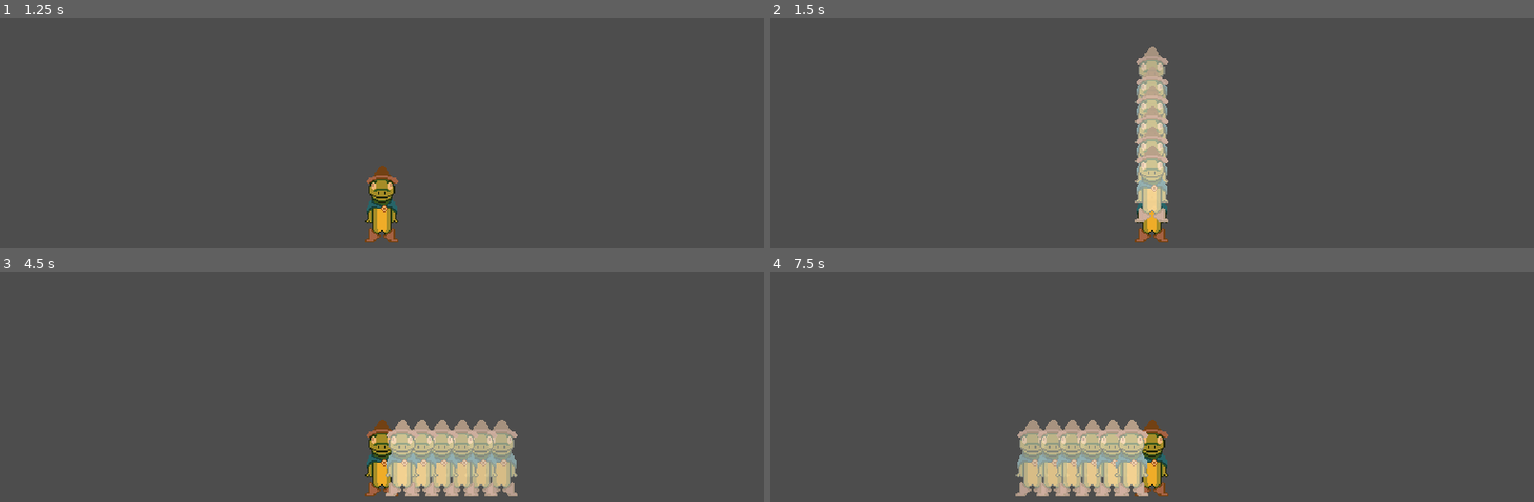
Above: before the commit, frames 1-4 (two rows, left to right).
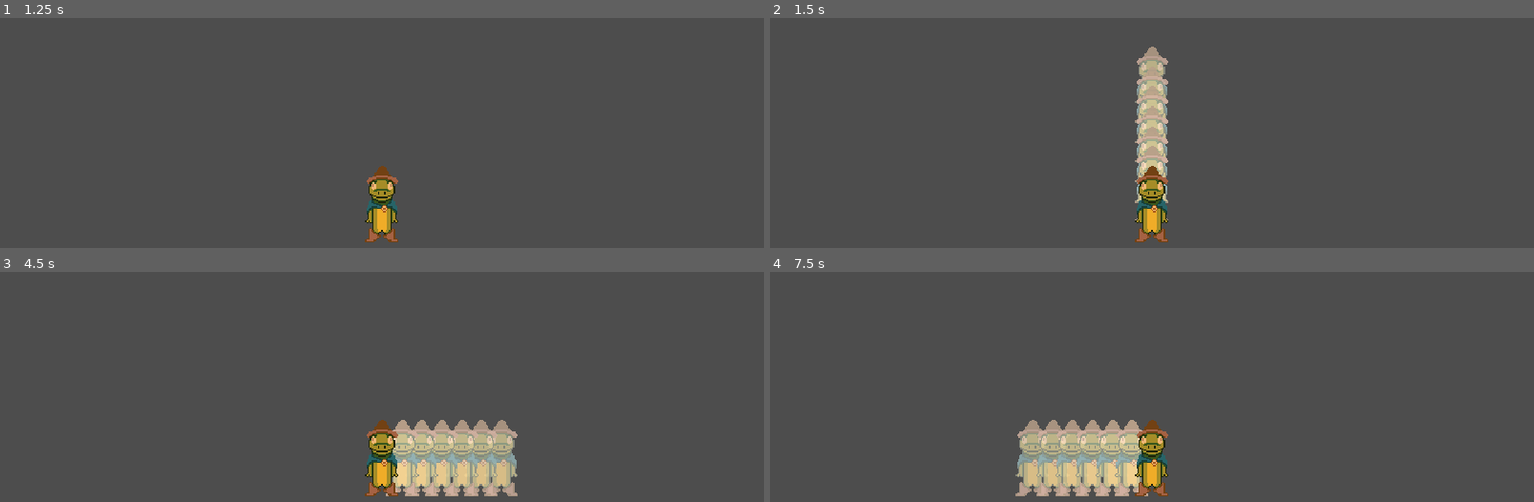
Above: after the commit, the same moments.

Repository: Spedinja/LudumDare58
Game: Godot game, scene res://Scenes/Player/player.tscn
Same seed, same stepped clock (60 frames per second), same inputs: the game is played once before the commit and once after it.
Inputs (mouse positions are in pixels of both pictures, inside the frame that each line leads up to):
- Up to frame 1 (1.25 s): tap Enter at 0.5 s; move the mouse to (550, 211) at 0.52 s; hold D (Move Right) from 0.53 s (still down); click (550, 211) at 0.6 s
- Up to frame 2 (1.5 s): tap Space at 1.25 s; move the mouse to (outside the picture) at 1.27 s; release D (Move Right) at 1.28 s; hold S (Move Down) from 1.28 s (still down); right-click (outside the picture) at 1.35 s
- Up to frame 3 (4.5 s): move the mouse to (458, 391) at 2.02 s; release S (Move Down) at 2.03 s; hold D (Move Right) 2.03-2.78 s; click (458, 391) at 2.1 s; tap Enter at 2.75, 4.25 s; move the mouse to (outside the picture) at 2.77 s; hold W (Move Up) 2.78-3.53 s; right-click (outside the picture) at 2.85 s; tap Space at 3.5 s; move the mouse to (outside the picture) at 3.52 s; hold A (Move Left) from 3.53 s (still down); click (outside the picture) at 3.6 s; tap Escape (ui_cancel) at 4.15 s; move the mouse to (152, 421) at 4.27 s; right-click (152, 421) at 4.35 s
- Up to frame 4 (7.5 s): move the mouse to (1190, 485) at 5.02 s; release A (Move Left) at 5.03 s; hold S (Move Down) 5.03-5.78 s; click (1190, 485) at 5.1 s; tap Space at 5.75 s; move the mouse to (1037, 380) at 5.77 s; hold D (Move Right) 5.78-6.53 s; right-click (1037, 380) at 5.85 s; move the mouse to (1320, 465) at 6.52 s; hold W (Move Up) 6.53-7.28 s; click (1320, 465) at 6.6 s; move the mouse to (outside the picture) at 7.27 s; hold D (Move Right) from 7.28 s (still down); right-click (outside the picture) at 7.35 s

Frame 1 is identical in both runs. In frame 2, 0.7% of the frame differs, in the area x 47-53%, y 64-89%; in frame 3, 0.2%; in frame 4, 0.2%.
Error after the commit: Invalid access to property or key 'visible' on a base object of type 'null instance'. (res://Scripts/Player/player.gd:51)

Commit message:
added shotgun rat, added base signal manager, added main and pause menu + settings (now only master volume)

Diff:
--- a/Scenes/Enemies/enemy.tscn
+++ b/Scenes/Enemies/enemy.tscn
@@ -35,5 +35,4 @@
 [node name="DetectionRadius" type="CollisionShape2D" parent="DetectionArea"]
 shape = SubResource("CircleShape2D_jcvw6")
 
-[connection signal="body_entered" from="DetectionArea" to="." method="_on_detection_area_body_entered"]
 [connection signal="body_exited" from="DetectionArea" to="." method="_on_detection_area_body_exited"]
--- /dev/null
+++ b/Scenes/Enemies/shotgun_rat.tscn
@@ -0,0 +1,35 @@
+[gd_scene load_steps=6 format=3 uid="uid://cou1njafwnpv6"]
+
+[ext_resource type="Script" uid="uid://bbdudu40k3cbg" path="res://Scripts/Enemies/shotgun_rat.gd" id="1_rvk2k"]
+[ext_resource type="SpriteFrames" uid="uid://crleowwfeodhq" path="res://Sprites/RatSpriteFrames.tres" id="2_xqqto"]
+
+[sub_resource type="CircleShape2D" id="CircleShape2D_xqqto"]
+radius = 14.0
+
+[sub_resource type="CircleShape2D" id="CircleShape2D_4bwry"]
+radius = 35.014282
+
+[sub_resource type="CircleShape2D" id="CircleShape2D_l6vio"]
+radius = 206.06067
+
+[node name="ShotgunRat" type="CharacterBody2D" groups=["Enemy"]]
+script = ExtResource("1_rvk2k")
+metadata/_custom_type_script = "uid://sv68sysn3ud8"
+
+[node name="EnemySprite" type="AnimatedSprite2D" parent="."]
+sprite_frames = ExtResource("2_xqqto")
+animation = &"attack_side"
+autoplay = "walk_down"
+
+[node name="Hitbox" type="CollisionShape2D" parent="."]
+shape = SubResource("CircleShape2D_xqqto")
+
+[node name="HurtArea" type="Area2D" parent="."]
+
+[node name="Hurtbox" type="CollisionShape2D" parent="HurtArea"]
+shape = SubResource("CircleShape2D_4bwry")
+
+[node name="DetectionArea" type="Area2D" parent="."]
+
+[node name="DetectionRadius" type="CollisionShape2D" parent="DetectionArea"]
+shape = SubResource("CircleShape2D_l6vio")
--- /dev/null
+++ b/Scenes/Menus/pause_menu.tscn
@@ -0,0 +1,68 @@
+[gd_scene load_steps=4 format=3 uid="uid://bt73yx40stqa2"]
+
+[ext_resource type="Script" uid="uid://ckxywjnk2eypt" path="res://Scripts/Menus/pause_menu.gd" id="1_1j166"]
+[ext_resource type="Theme" uid="uid://bfxs2u7huev6o" path="res://Themes/MainMenuTheme.tres" id="1_as6yf"]
+[ext_resource type="PackedScene" uid="uid://nlrt1p2j5jda" path="res://Scenes/Menus/settings.tscn" id="3_tf3q2"]
+
+[node name="Pause Menu" type="Control"]
+layout_mode = 3
+anchors_preset = 15
+anchor_right = 1.0
+anchor_bottom = 1.0
+grow_horizontal = 2
+grow_vertical = 2
+script = ExtResource("1_1j166")
+
+[node name="ColorRect" type="ColorRect" parent="."]
+layout_mode = 0
+offset_right = 640.0
+offset_bottom = 360.0
+color = Color(0, 0, 0, 0.2509804)
+
+[node name="Pause" type="VBoxContainer" parent="."]
+layout_mode = 0
+offset_right = 640.0
+offset_bottom = 360.0
+theme_override_constants/separation = 16
+alignment = 1
+
+[node name="Label" type="Label" parent="Pause"]
+layout_mode = 2
+theme = ExtResource("1_as6yf")
+theme_override_font_sizes/font_size = 48
+text = "Pause"
+horizontal_alignment = 1
+
+[node name="Resume" type="Button" parent="Pause"]
+custom_minimum_size = Vector2(140, 50)
+layout_mode = 2
+size_flags_horizontal = 4
+size_flags_vertical = 4
+theme = ExtResource("1_as6yf")
+text = "Resume"
+
+[node name="Settings" type="Button" parent="Pause"]
+custom_minimum_size = Vector2(160, 50)
+layout_mode = 2
+size_flags_horizontal = 4
+size_flags_vertical = 4
+theme = ExtResource("1_as6yf")
+text = "Settings"
+
+[node name="BackToMenu" type="Button" parent="Pause"]
+custom_minimum_size = Vector2(180, 50)
+layout_mode = 2
+size_flags_horizontal = 4
+size_flags_vertical = 4
+theme = ExtResource("1_as6yf")
+text = "Main Menu"
+
+[node name="Settings" parent="." node_paths=PackedStringArray("connection_button", "connection_menu") instance=ExtResource("3_tf3q2")]
+visible = false
+layout_mode = 1
+connection_button = NodePath("../Pause/Settings")
+connection_menu = NodePath("../Pause")
+
+[connection signal="pressed" from="Pause/Resume" to="." method="_on_resume_pressed"]
+[connection signal="pressed" from="Pause/Settings" to="." method="_on_settings_pressed"]
+[connection signal="pressed" from="Pause/BackToMenu" to="." method="_on_back_to_menu_pressed"]
--- /dev/null
+++ b/Scenes/Menus/settings.tscn
@@ -0,0 +1,87 @@
+[gd_scene load_steps=3 format=3 uid="uid://nlrt1p2j5jda"]
+
+[ext_resource type="Script" uid="uid://ceej7cp2mpl5a" path="res://Scripts/Menus/settings.gd" id="1_0dhq4"]
+[ext_resource type="Theme" uid="uid://bfxs2u7huev6o" path="res://Themes/MainMenuTheme.tres" id="2_nkmh8"]
+
+[node name="Settings" type="Control"]
+layout_mode = 3
+anchors_preset = 15
+anchor_right = 1.0
+anchor_bottom = 1.0
+grow_horizontal = 2
+grow_vertical = 2
+script = ExtResource("1_0dhq4")
+
+[node name="Panel" type="Panel" parent="."]
+layout_mode = 1
+anchors_preset = 8
+anchor_left = 0.5
+anchor_top = 0.5
+anchor_right = 0.5
+anchor_bottom = 0.5
+offset_left = -310.0
+offset_top = -170.0
+offset_right = 310.0
+offset_bottom = 170.0
+grow_horizontal = 2
+grow_vertical = 2
+theme = ExtResource("2_nkmh8")
+
+[node name="VBoxContainer" type="VBoxContainer" parent="."]
+layout_mode = 0
+offset_right = 640.0
+offset_bottom = 360.0
+
+[node name="SeperatorSpace" type="Control" parent="VBoxContainer"]
+custom_minimum_size = Vector2(0, 16)
+layout_mode = 2
+
+[node name="Settings" type="Label" parent="VBoxContainer"]
+layout_mode = 2
+theme = ExtResource("2_nkmh8")
+theme_override_font_sizes/font_size = 48
+text = "Settings"
+horizontal_alignment = 1
+
+[node name="SeperatorSpace2" type="Control" parent="VBoxContainer"]
+custom_minimum_size = Vector2(0, 16)
+layout_mode = 2
+
+[node name="Sound" type="HBoxContainer" parent="VBoxContainer"]
+layout_mode = 2
+theme_override_constants/separation = 16
+alignment = 1
+
+[node name="VolumeText" type="Label" parent="VBoxContainer/Sound"]
+layout_mode = 2
+theme = ExtResource("2_nkmh8")
+text = "Volume:"
+vertical_alignment = 1
+
+[node name="VolumePerCent" type="Label" parent="VBoxContainer/Sound"]
+custom_minimum_size = Vector2(120, 0)
+layout_mode = 2
+theme = ExtResource("2_nkmh8")
+text = "100%"
+horizontal_alignment = 2
+vertical_alignment = 1
+
+[node name="VolumeSlider" type="HSlider" parent="VBoxContainer/Sound"]
+custom_minimum_size = Vector2(300, 0)
+layout_mode = 2
+size_flags_vertical = 4
+
+[node name="SeperatorSpace3" type="Control" parent="VBoxContainer"]
+custom_minimum_size = Vector2(0, 150)
+layout_mode = 2
+
+[node name="Back" type="Button" parent="VBoxContainer"]
+custom_minimum_size = Vector2(100, 50)
+layout_mode = 2
+size_flags_horizontal = 4
+size_flags_vertical = 4
+theme = ExtResource("2_nkmh8")
+text = "Back"
+
+[connection signal="value_changed" from="VBoxContainer/Sound/VolumeSlider" to="." method="_on_volume_slider_value_changed"]
+[connection signal="pressed" from="VBoxContainer/Back" to="." method="_on_back_pressed"]
--- a/Scenes/Player/player.tscn
+++ b/Scenes/Player/player.tscn
@@ -9,6 +9,7 @@
 radius = 5.0
 
 [node name="Player" type="CharacterBody2D" groups=["Player"]]
+z_index = 10
 script = ExtResource("1_a3d8c")
 
 [node name="TempSprite" type="Sprite2D" parent="."]
--- a/Scenes/main_menu.tscn
+++ b/Scenes/main_menu.tscn
@@ -1,7 +1,8 @@
-[gd_scene load_steps=3 format=3 uid="uid://77dyybbl2koo"]
+[gd_scene load_steps=4 format=3 uid="uid://77dyybbl2koo"]
 
 [ext_resource type="Theme" uid="uid://bfxs2u7huev6o" path="res://Themes/MainMenuTheme.tres" id="1_28flt"]
 [ext_resource type="Script" uid="uid://bvy3ljiu3cxvq" path="res://Scripts/main_menu.gd" id="1_48xlc"]
+[ext_resource type="PackedScene" uid="uid://nlrt1p2j5jda" path="res://Scenes/Menus/settings.tscn" id="3_1ehe0"]
 
 [node name="MainMenu" type="Control"]
 layout_mode = 3
@@ -14,9 +15,9 @@
 
 [node name="VBoxContainer" type="VBoxContainer" parent="."]
 layout_mode = 0
-offset_top = 160.0
+offset_top = 100.0
 offset_right = 640.0
-offset_bottom = 360.0
+offset_bottom = 350.0
 theme_override_constants/separation = 16
 
 [node name="Play" type="Button" parent="VBoxContainer"]
@@ -26,6 +27,15 @@
 size_flags_vertical = 4
 theme = ExtResource("1_28flt")
 text = "Play"
+
+[node name="Settings" type="Button" parent="VBoxContainer"]
+custom_minimum_size = Vector2(140, 50)
+layout_mode = 2
+size_flags_horizontal = 4
+size_flags_vertical = 4
+theme = ExtResource("1_28flt")
+text = "Settings
+"
 
 [node name="Credits" type="Button" parent="VBoxContainer"]
 custom_minimum_size = Vector2(140, 50)
@@ -92,6 +102,10 @@
 theme = ExtResource("1_28flt")
 text = "Back"
 
+[node name="Settings" parent="." instance=ExtResource("3_1ehe0")]
+visible = false
+layout_mode = 1
+
 [connection signal="pressed" from="VBoxContainer/Play" to="." method="_on_play_pressed"]
 [connection signal="pressed" from="VBoxContainer/Credits" to="." method="_on_credits_pressed"]
 [connection signal="pressed" from="VBoxContainer/Quit" to="." method="_on_quit_pressed"]
--- a/Scenes/test_player_enemy_interaction.tscn
+++ b/Scenes/test_player_enemy_interaction.tscn
@@ -1,8 +1,9 @@
-[gd_scene load_steps=6 format=4 uid="uid://d31uk0ebfbuoi"]
+[gd_scene load_steps=7 format=4 uid="uid://d31uk0ebfbuoi"]
 
 [ext_resource type="PackedScene" uid="uid://bqjoyoashahyo" path="res://Scenes/Enemies/enemy.tscn" id="1_dxfsb"]
 [ext_resource type="Texture2D" uid="uid://rijk7g64hrvf" path="res://Sprites/Test_Ground.png" id="1_hydf4"]
 [ext_resource type="PackedScene" uid="uid://bfaxkwh1r2pkb" path="res://Scenes/Player/player.tscn" id="2_hydf4"]
+[ext_resource type="PackedScene" uid="uid://cou1njafwnpv6" path="res://Scenes/Enemies/shotgun_rat.tscn" id="3_hydf4"]
 
 [sub_resource type="TileSetAtlasSource" id="TileSetAtlasSource_8r06r"]
 texture = ExtResource("1_hydf4")
@@ -19,7 +20,10 @@
 tile_map_data = PackedByteArray("AAD7//v/AAAAAAAAAAD7//z/AAAAAAAAAAD7//3/AAAAAAAAAAD7//7/AAAAAAAAAAD7////AAAAAAAAAAD7/w …(32752 unchanged characters)…
 tile_set = SubResource("TileSet_xalqe")
 
-[node name="Enemy" parent="." instance=ExtResource("1_dxfsb")]
-
 [node name="Player" parent="." instance=ExtResource("2_hydf4")]
 position = Vector2(421, 220)
+
+[node name="ShotgunRat" parent="." instance=ExtResource("3_hydf4")]
+
+[node name="Enemy" parent="." instance=ExtResource("1_dxfsb")]
+position = Vector2(422, -74)
--- a/Scripts/Enemies/enemy.gd
+++ b/Scripts/Enemies/enemy.gd
@@ -1,11 +1,23 @@
 extends CharacterBody2D
+class_name Enemy
 
 @export var speed: float = 150
 @export var damage: float = 10
 @export var health: float = 50
 
+var is_attacking: bool = false
+
 var player_in_range: bool = false
 var follow_object
+
+@onready var enemy_sprite: AnimatedSprite2D = $EnemySprite
+
+@onready var detection_area: Area2D = $DetectionArea
+
+
+func _ready() -> void:
+	detection_area.body_entered.connect(_on_detection_area_body_entered)
+	detection_area.body_exited.connect(_on_detection_area_body_exited)
 
 func _physics_process(_delta: float) -> void:
 	_move()
@@ -13,8 +25,24 @@
 
 func _move():
 	if not player_in_range:
+		enemy_sprite.pause()
 		return
 	var direction = (follow_object.position - position).normalized()
+
+	var angle = direction.angle()
+	if angle > -PI/4 and angle <= PI/4:
+		enemy_sprite.play("walk_side")
+		enemy_sprite.flip_h = false
+	elif angle > PI/4 and angle <= 3*PI/4:
+		enemy_sprite.play("walk_down")
+	elif angle > -3*PI/4 and angle <= -PI/4:
+		enemy_sprite.play("walk_up")
+	elif angle <= -3*PI/4 or angle > 3*PI/4:
+		enemy_sprite.play("walk_side")
+		enemy_sprite.flip_h = true
+	else:
+		enemy_sprite.pause()
+
 	velocity = direction * speed
 	move_and_slide()
 
--- /dev/null
+++ b/Scripts/Enemies/shotgun_rat.gd
@@ -0,0 +1,2 @@
+extends Enemy
+class_name ShotgunRat
--- /dev/null
+++ b/Scripts/Global/signal_manager.gd
@@ -0,0 +1,3 @@
+extends Node
+
+signal player_hp_changed(new_value: float)
--- /dev/null
+++ b/Scripts/Menus/pause_menu.gd
@@ -0,0 +1,32 @@
+extends Control
+class_name PauseMenu
+
+@export var main_menu_scene: PackedScene = preload("res://Scenes/main_menu.tscn")
+
+@onready var pause: VBoxContainer = $Pause
+@onready var settings: Control = $Settings
+
+@onready var resume_button: Button = $Pause/Resume
+@onready var settings_button: Button = $Pause/Settings
+
+func _ready() -> void:
+	visibility_changed.connect(_on_toggle_pause_menu)
+
+func _on_toggle_pause_menu():
+	if not visible:
+		resume_button.release_focus()
+		get_tree().paused = false
+		return
+	resume_button.grab_focus()
+	get_tree().paused = true
+
+func _on_resume_pressed() -> void:
+	visible = false
+
+func _on_settings_pressed() -> void:
+	settings.visible = true
+	pause.visible = false
+
+func _on_back_to_menu_pressed() -> void:
+	get_tree().paused = false
+	get_tree().change_scene_to_packed(main_menu_scene)
--- /dev/null
+++ b/Scripts/Menus/settings.gd
@@ -0,0 +1,32 @@
+extends Control
+
+@export var connection_button: Button
+@export var connection_menu: Control
+
+@onready var volume_per_cent: Label = $VBoxContainer/Sound/VolumePerCent
+@onready var volume_slider: HSlider = $VBoxContainer/Sound/VolumeSlider
+var master_idx: int
+
+@onready var back_button: Button = $VBoxContainer/Back
+
+func _ready():
+	master_idx = AudioServer.get_bus_index("Master")
+	volume_slider.value = db_to_linear(AudioServer.get_bus_volume_db(master_idx)) * 100
+	visibility_changed.connect(_on_toggle_settings)
+
+func _on_toggle_settings():
+	if not visible:
+		connection_menu.visible = true
+		connection_button.grab_focus()
+		return
+	back_button.grab_focus()
+
+func _on_volume_slider_value_changed(value: float) -> void:
+	# Update volume label
+	volume_per_cent.text = str(int(value)) + "%"
+	# Change master volume
+	var new_volume_db = linear_to_db(value / 100.0)
+	AudioServer.set_bus_volume_db(master_idx, new_volume_db)
+
+func _on_back_pressed() -> void:
+	visible = false
--- a/Scripts/Player/player.gd
+++ b/Scripts/Player/player.gd
@@ -47,6 +47,8 @@
 
 func _process(_delta: float) -> void:
 	_get_input()
+	if Input.is_action_just_pressed("ui_cancel"):
+		$"CanvasLayer/Pause Menu".visible = not $"CanvasLayer/Pause Menu".visible
 
 func _physics_process(delta: float) -> void:
 	_move(delta)
--- a/Sprites/RatSpriteFrames.tres
+++ b/Sprites/RatSpriteFrames.tres
@@ -1,14 +1,6 @@
 [gd_resource type="SpriteFrames" load_steps=17 format=3 uid="uid://crleowwfeodhq"]
 
 [ext_resource type="Texture2D" uid="uid://c8k15g3jiivey" path="res://Sprites/ratenemy.png" id="1_rvbme"]
-
-[sub_resource type="AtlasTexture" id="AtlasTexture_55u0b"]
-atlas = ExtResource("1_rvbme")
-region = Rect2(160, 0, 32, 32)
-
-[sub_resource type="AtlasTexture" id="AtlasTexture_fc7jd"]
-atlas = ExtResource("1_rvbme")
-region = Rect2(256, 0, 32, 32)
 
 [sub_resource type="AtlasTexture" id="AtlasTexture_t5ut4"]
 atlas = ExtResource("1_rvbme")
@@ -26,17 +18,13 @@
 atlas = ExtResource("1_rvbme")
 region = Rect2(192, 0, 32, 32)
 
-[sub_resource type="AtlasTexture" id="AtlasTexture_5qn8y"]
-atlas = ExtResource("1_rvbme")
-region = Rect2(64, 0, 32, 32)
-
-[sub_resource type="AtlasTexture" id="AtlasTexture_ru8ee"]
+[sub_resource type="AtlasTexture" id="AtlasTexture_55u0b"]
 atlas = ExtResource("1_rvbme")
 region = Rect2(160, 0, 32, 32)
 
-[sub_resource type="AtlasTexture" id="AtlasTexture_xtwuh"]
+[sub_resource type="AtlasTexture" id="AtlasTexture_fc7jd"]
 atlas = ExtResource("1_rvbme")
-region = Rect2(352, 0, 32, 32)
+region = Rect2(256, 0, 32, 32)
 
 [sub_resource type="AtlasTexture" id="AtlasTexture_8kn2c"]
 atlas = ExtResource("1_rvbme")
@@ -62,19 +50,20 @@
 atlas = ExtResource("1_rvbme")
 region = Rect2(288, 0, 32, 32)
 
+[sub_resource type="AtlasTexture" id="AtlasTexture_5qn8y"]
+atlas = ExtResource("1_rvbme")
+region = Rect2(64, 0, 32, 32)
+
+[sub_resource type="AtlasTexture" id="AtlasTexture_ru8ee"]
+atlas = ExtResource("1_rvbme")
+region = Rect2(160, 0, 32, 32)
+
+[sub_resource type="AtlasTexture" id="AtlasTexture_xtwuh"]
+atlas = ExtResource("1_rvbme")
+region = Rect2(352, 0, 32, 32)
+
 [resource]
 animations = [{
-"frames": [{
-"duration": 1.0,
-"texture": SubResource("AtlasTexture_55u0b")
-}, {
-"duration": 1.0,
-"texture": SubResource("AtlasTexture_fc7jd")
-}],
-"loop": false,
-"name": &"shoot_back",
-"speed": 5.0
-}, {
 "frames": [{
 "duration": 1.0,
 "texture": SubResource("AtlasTexture_t5ut4")
@@ -83,7 +72,7 @@
 "texture": SubResource("AtlasTexture_l0vux")
 }],
 "loop": false,
-"name": &"shoot_front",
+"name": &"attack_down",
 "speed": 5.0
 }, {
 "frames": [{
@@ -94,24 +83,18 @@
 "texture": SubResource("AtlasTexture_gpgpg")
 }],
 "loop": false,
-"name": &"shoot_side",
+"name": &"attack_side",
 "speed": 5.0
 }, {
 "frames": [{
 "duration": 1.0,
-"texture": SubResource("AtlasTexture_5qn8y")
+"texture": SubResource("AtlasTexture_55u0b")
 }, {
 "duration": 1.0,
-"texture": SubResource("AtlasTexture_ru8ee")
-}, {
-"duration": 1.0,
-"texture": SubResource("AtlasTexture_xtwuh")
-}, {
-"duration": 1.0,
-"texture": SubResource("AtlasTexture_ru8ee")
+"texture": SubResource("AtlasTexture_fc7jd")
 }],
-"loop": true,
-"name": &"walk_back",
+"loop": false,
+"name": &"attack_up",
 "speed": 5.0
 }, {
 "frames": [{
@@ -128,7 +111,7 @@
 "texture": SubResource("AtlasTexture_rbitl")
 }],
 "loop": true,
-"name": &"walk_front",
+"name": &"walk_down",
 "speed": 5.0
 }, {
 "frames": [{
@@ -147,4 +130,21 @@
 "loop": true,
 "name": &"walk_side",
 "speed": 5.0
+}, {
+"frames": [{
+"duration": 1.0,
+"texture": SubResource("AtlasTexture_5qn8y")
+}, {
+"duration": 1.0,
+"texture": SubResource("AtlasTexture_ru8ee")
+}, {
+"duration": 1.0,
+"texture": SubResource("AtlasTexture_xtwuh")
+}, {
+"duration": 1.0,
+"texture": SubResource("AtlasTexture_ru8ee")
+}],
+"loop": true,
+"name": &"walk_up",
+"speed": 5.0
 }]
--- a/Themes/MainMenuTheme.tres
+++ b/Themes/MainMenuTheme.tres
@@ -34,6 +34,14 @@
 shadow_size = 3
 shadow_offset = Vector2(2, 2)
 
+[sub_resource type="StyleBoxFlat" id="StyleBoxFlat_wnnhp"]
+bg_color = Color(0.22352941, 0.16470589, 0.10980392, 1)
+border_width_left = 4
+border_width_top = 4
+border_width_right = 4
+border_width_bottom = 4
+border_color = Color(0.16470589, 0.11372549, 0.050980393, 1)
+
 [resource]
 Button/font_sizes/font_size = 32
 Button/fonts/font = ExtResource("1_etp87")
@@ -41,7 +49,18 @@
 Button/styles/hover = SubResource("StyleBoxFlat_n7bel")
 Button/styles/normal = SubResource("StyleBoxFlat_p5eoa")
 Button/styles/pressed = SubResource("StyleBoxFlat_etp87")
+Label/colors/font_outline_color = Color(0, 0, 0, 1)
+Label/colors/font_shadow_color = Color(0, 0, 0, 1)
+Label/constants/outline_size = 0
+Label/constants/shadow_offset_x = 2
+Label/constants/shadow_offset_y = 2
+Label/constants/shadow_outline_size = 0
 Label/font_sizes/font_size = 32
 Label/fonts/font = ExtResource("1_etp87")
+Panel/styles/panel = SubResource("StyleBoxFlat_wnnhp")
+RichTextLabel/colors/font_shadow_color = Color(0, 0, 0, 1)
+RichTextLabel/constants/shadow_offset_x = 2
+RichTextLabel/constants/shadow_offset_y = 2
+RichTextLabel/constants/shadow_outline_size = 0
 RichTextLabel/font_sizes/normal_font_size = 32
 RichTextLabel/fonts/normal_font = ExtResource("1_etp87")
--- a/project.godot
+++ b/project.godot
@@ -15,6 +15,10 @@
 config/features=PackedStringArray("4.5", "GL Compatibility")
 config/icon="res://icon.svg"
 
+[autoload]
+
+SignalManager="*res://Scripts/Global/signal_manager.gd"
+
 [display]
 
 window/size/viewport_width=640
@@ -30,6 +34,20 @@
 
 [input]
 
+ui_accept={
+"deadzone": 0.5,
+"events": [Object(InputEventKey,"resource_local_to_scene":false,"resource_name":"","device":0,"window_id":0,"alt_pressed":false,"shift_pressed":false,"ctrl_pressed":false,"meta_pressed":false,"pressed":false,"keycode":4194309,"physical_keycode":0,"key_label":0,"unicode":0,"location":0,"echo":false,"script":null)
+, Object(InputEventKey,"resource_local_to_scene":false,"resource_name":"","device":0,"window_id":0,"alt_pressed":false,"shift_pressed":false,"ctrl_pressed":false,"meta_pressed":false,"pressed":false,"keycode":4194310,"physical_keycode":0,"key_label":0,"unicode":0,"location":0,"echo":false,"script":null)
+, Object(InputEventKey,"resource_local_to_scene":false,"resource_name":"","device":0,"window_id":0,"alt_pressed":false,"shift_pressed":false,"ctrl_pressed":false,"meta_pressed":false,"pressed":false,"keycode":32,"physical_keycode":0,"key_label":0,"unicode":32,"location":0,"echo":false,"script":null)
+, Object(InputEventJoypadButton,"resource_local_to_scene":false,"resource_name":"","device":-1,"button_index":0,"pressure":0.0,"pressed":true,"script":null)
+]
+}
+ui_cancel={
+"deadzone": 0.5,
+"events": [Object(InputEventKey,"resource_local_to_scene":false,"resource_name":"","device":0,"window_id":0,"alt_pressed":false,"shift_pressed":false,"ctrl_pressed":false,"meta_pressed":false,"pressed":false,"keycode":4194305,"physical_keycode":0,"key_label":0,"unicode":0,"location":0,"echo":false,"script":null)
+, Object(InputEventJoypadButton,"resource_local_to_scene":false,"resource_name":"","device":-1,"button_index":1,"pressure":0.0,"pressed":true,"script":null)
+]
+}
 "Move Up"={
 "deadzone": 0.2,
 "events": [Object(InputEventKey,"resource_local_to_scene":false,"resource_name":"","device":-1,"window_id":0,"alt_press …(192 unchanged characters)…
Not shown, added: Scripts/Enemies/shotgun_rat.gd.uid
Not shown, added: Scripts/Global/signal_manager.gd.uid
Not shown, added: Scripts/Menus/pause_menu.gd.uid
Not shown, added: Scripts/Menus/settings.gd.uid
Not shown: 1 places in Themes/MainMenuTheme.tres that only renumber resources
